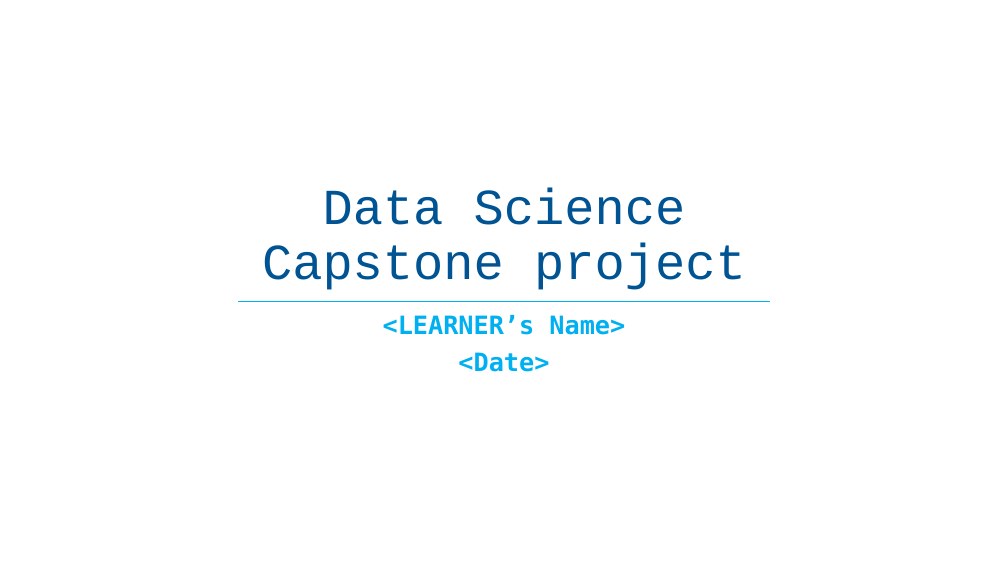
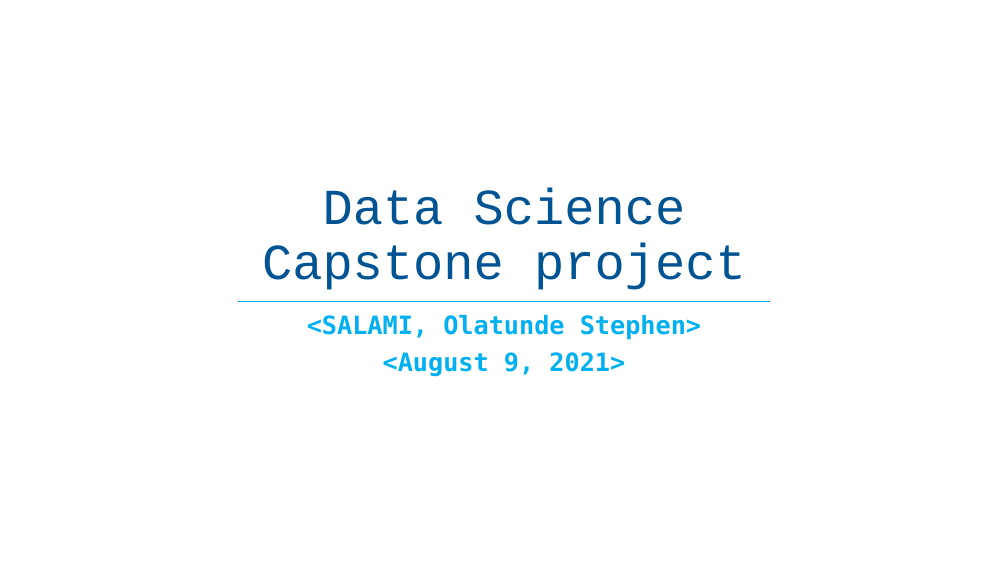
Before and after one commit to salamituns/IBM_tasks_Notebooks, a slide deck: slide 1 of IBM_Capstone_notes/ds-capstone-template.pptx. Drawn at 1008x567 pixels with LibreOffice and Linux fonts; fonts in the diff are those of the drawing. Boxes give left, top, right and bottom in pixels: in the first picture for what was removed or moved away, otherwise in the second. Text is boxed around its words. In the diff, an @@ line names an element or a change of style, - is before the commit and + after.

```diff
--- a/IBM_Capstone_notes/ds-capstone-template.pptx
+++ b/IBM_Capstone_notes/ds-capstone-template.pptx
@@ subtitle at (307,315,701,377): text changed @@
-<LEARNER’s Name>
-<Date>
+<SALAMI, Olatunde Stephen>
+<August 9, 2021>
```
Also in this commit, not shown: 13 other slides changed, 1 slide added, 1 slide removed, 9 other files.
